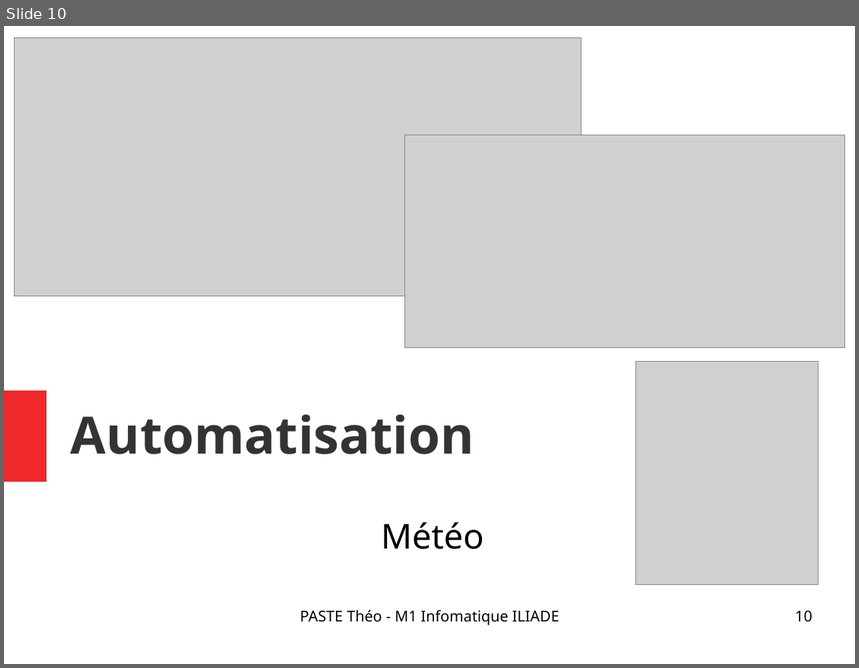
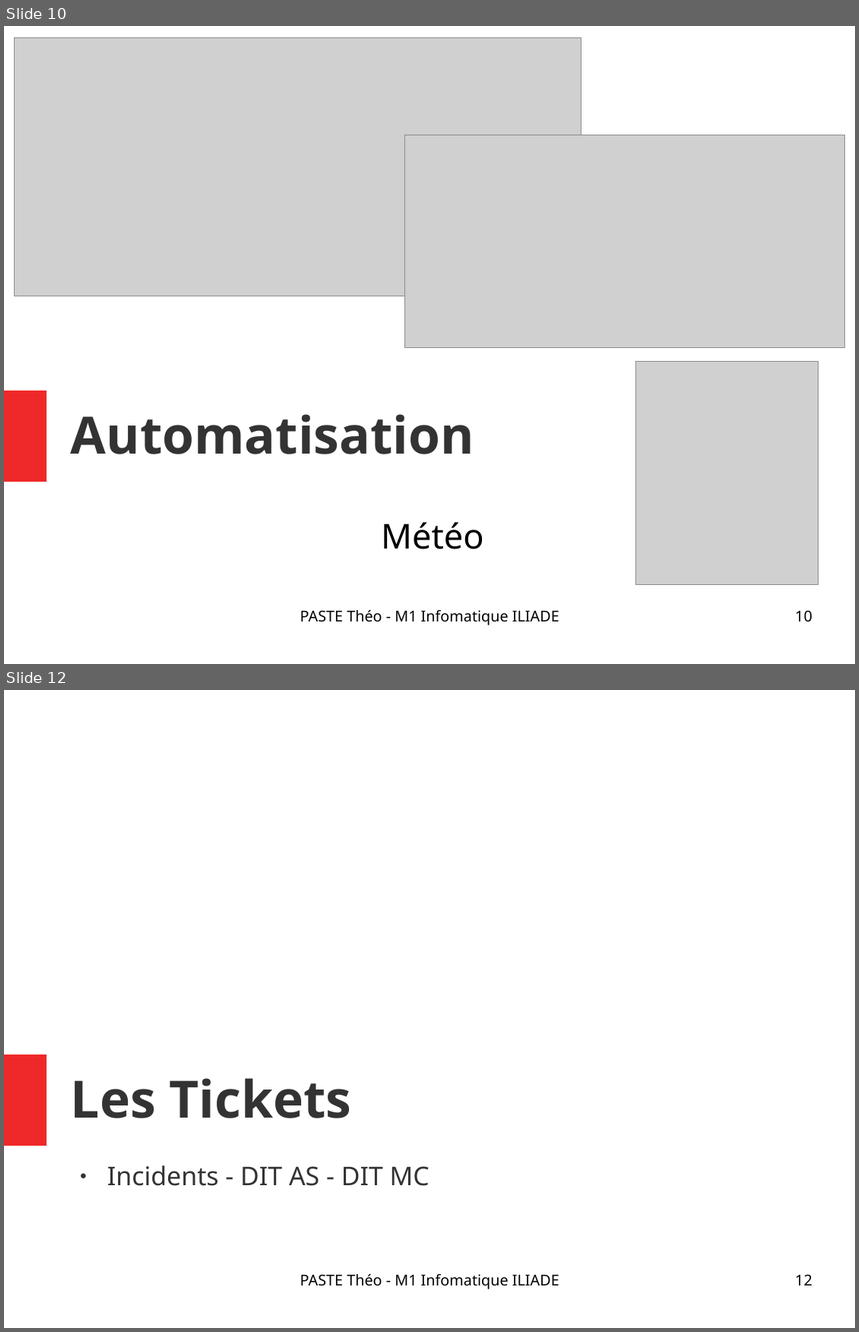
Before and after one commit to Narrateur/Rapport_de_Stage_M1, a slide deck: .gitbook/assets/Presentation_PASTE_Theo.odp. Shown one above the other, each under a label of ours: slide 10 before the commit, slides 10 and 12 after it; the slides between them are not shown. The pictures are 859x668 and 859x1332 pixels, drawn with LibreOffice and Linux fonts; fonts in the diff are those of the drawing; grey boxes stand for pictures. Boxes give left, top, right and bottom in pixels: in the first picture for what was removed or moved away, otherwise in the second. Text is boxed around its words. In the diff, an @@ line names an element or a change of style, - is before the commit and + after.

```diff
--- a/.gitbook/assets/Presentation_PASTE_Theo.odp
+++ b/.gitbook/assets/Presentation_PASTE_Theo.odp
@@ slide 12 added at [4, 690, 855, 1328], background #FFFFFF; not listed: 1 template element that a slide beside it also shows @@
@@ title added at [71, 1078, 352, 1119], 48 pt, text #333333, bold @@
+Les Tickets
@@ text added at [107, 1166, 430, 1186], 24 pt, text #333333 @@
+● Incidents - DIT AS - DIT MC
@@ text added at [300, 1274, 560, 1290], 14 pt, text #000000 @@
+PASTE Théo - M1 Infomatique ILIADE
@@ page number added at [795, 1274, 813, 1286], 14 pt, text #000000 @@
+12
```
Also in this commit, not shown: 2 slides changed, 3 other files.
